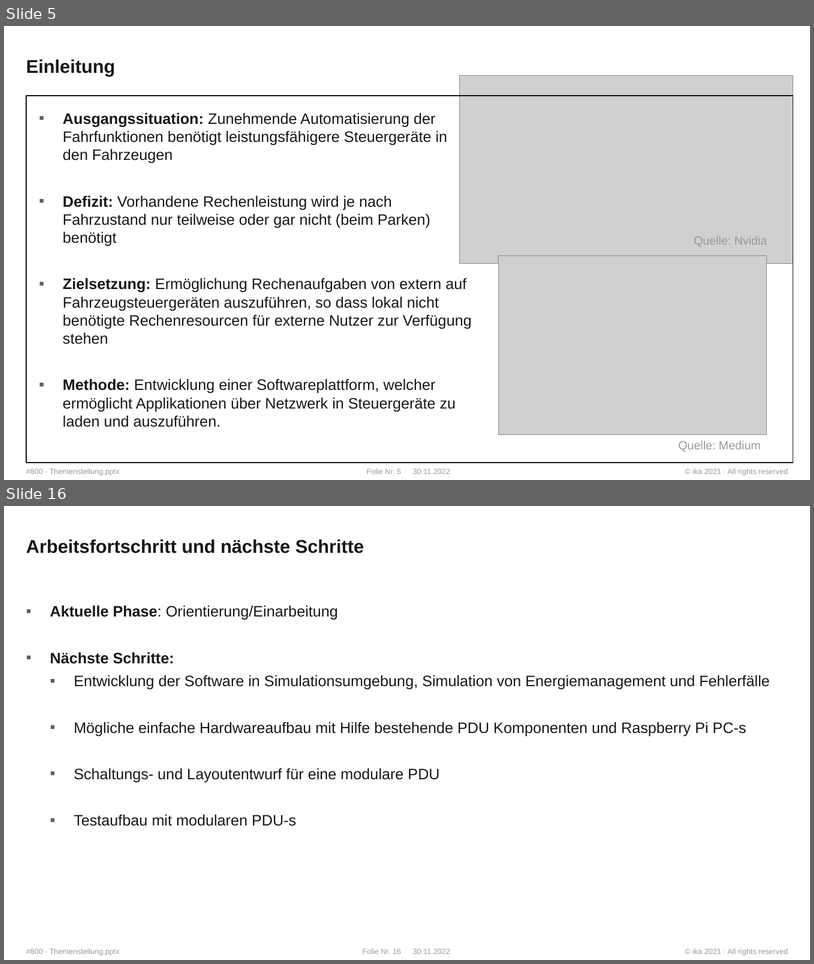
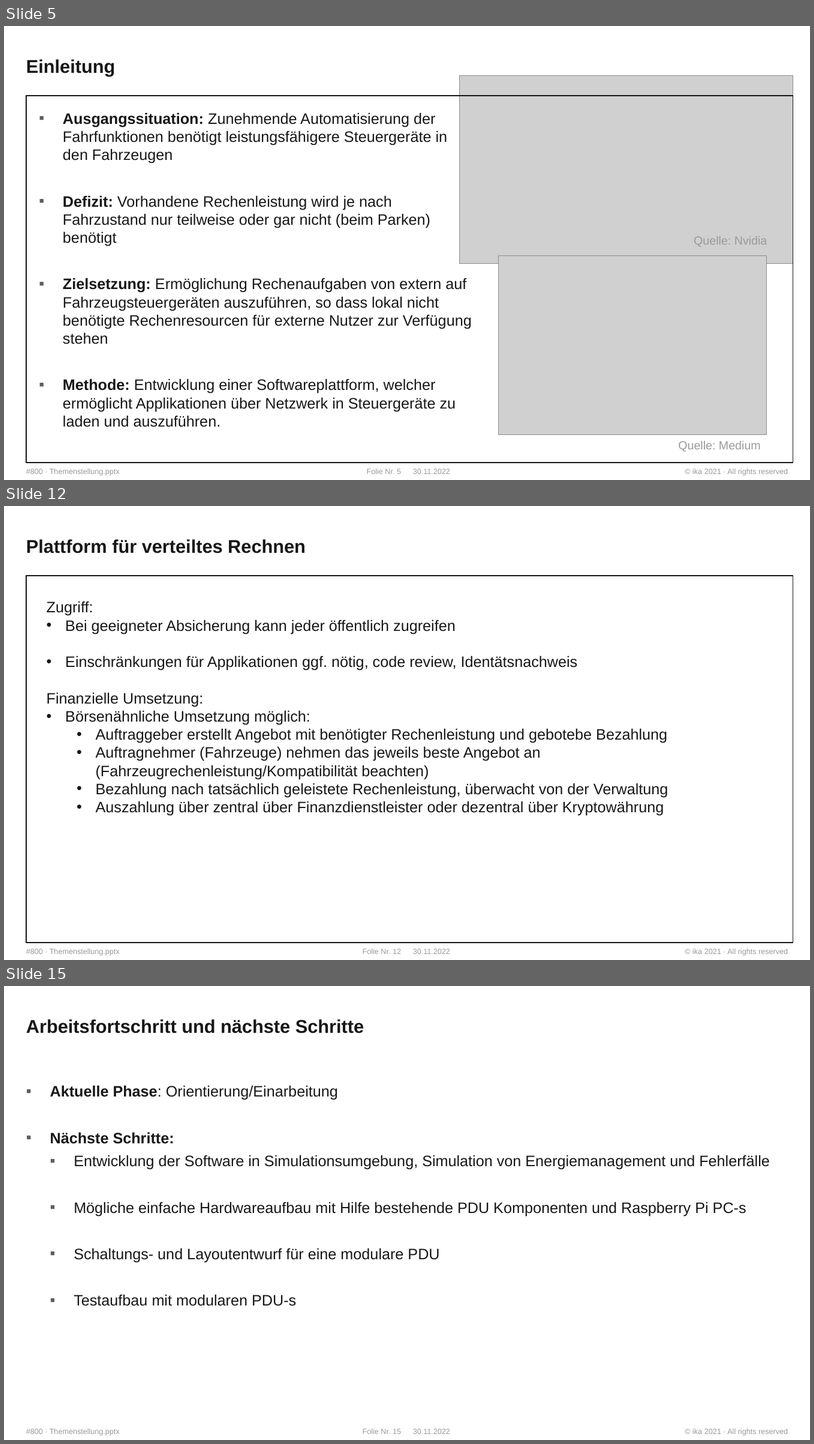
Before and after one commit to WhR4Ven/Diss_Dokument, a slide deck: Vortrag/Themenstellung.pptx. Shown one above the other, each under a label of ours: slides 5 and 16 before the commit, slides 5, 12 and 15 after it; the slides between them are not shown. The pictures are 814x964 and 814x1444 pixels, drawn with LibreOffice and Linux fonts; fonts in the diff are those of the drawing; grey boxes stand for pictures; background and template pictures are left out. Boxes give left, top, right and bottom in pixels: in the first picture for what was removed or moved away, otherwise in the second. Text is boxed around its words. In the diff, an @@ line names an element or a change of style, - is before the commit and + after.

```diff
--- a/Vortrag/Themenstellung.pptx
+++ b/Vortrag/Themenstellung.pptx
@@ slide 12 added at [4, 506, 810, 960], background #FFFFFF; not listed: 4 template elements that a slide beside it also shows @@
@@ title added at [26, 539, 306, 553], 22 pt, text #171717, bold @@
+Plattform für verteiltes Rechnen
@@ rectangle added at [26, 576, 794, 942], outline #171717 1 pt @@
@@ text added at [47, 601, 669, 816], 18 pt, text #171717 @@
+Zugriff:
+• Bei geeigneter Absicherung kann jeder öffentlich zugreifen
+• Einschränkungen für Applikationen ggf. nötig, code review, Identätsnachweis
+Finanzielle Umsetzung:
+• Börsenähnliche Umsetzung möglich:
+  • Auftraggeber erstellt Angebot mit benötigter Rechenleistung und gebotebe Bezahlung
+  • Auftragnehmer (Fahrzeuge) nehmen das jeweils beste Angebot an (Fahrzeugrechenleistung/Kompatibilität beachten)
+  • Bezahlung nach tatsächlich geleistete Rechenleistung, überwacht von der Verwaltung
+  • Auszahlung über zentral über Finanzdienstleister oder dezentral über Kryptowährung
@@ what was slide 16 is now slide 15 @@
```
Also in this commit, not shown: 9 slides changed, 3 other slides added, 5 slides removed.
